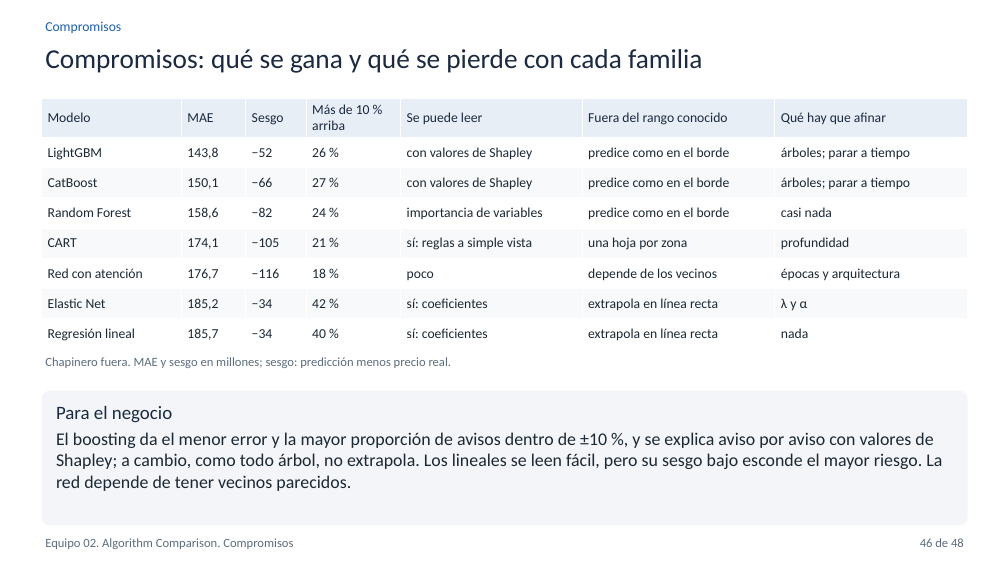
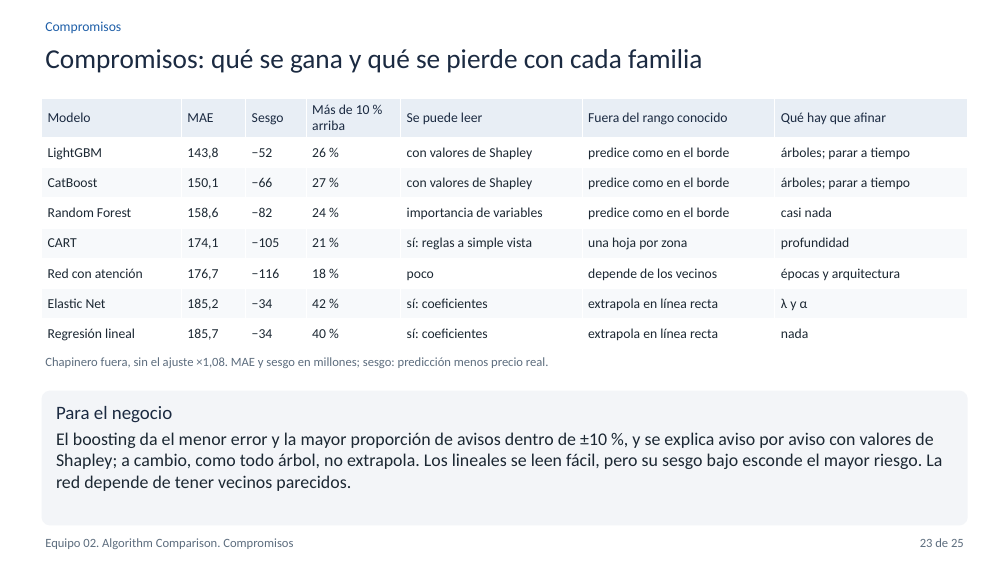
Before and after one commit to hsaguilera/BDML-PS03, a slide deck: slide 23 of 03_slides/compare_equipo_02.pptx (slide 46 before the commit). Drawn at 1008x567 pixels with LibreOffice and Linux fonts; fonts in the diff are those of the drawing. Boxes give left, top, right and bottom in pixels: in the first picture for what was removed or moved away, otherwise in the second. Text is boxed around its words. In the diff, an @@ line names an element or a change of style, - is before the commit and + after.

```diff
--- a/03_slides/compare_equipo_02.pptx
+++ b/03_slides/compare_equipo_02.pptx
@@ text at (45,357,549,368): text changed @@
-Chapinero fuera. MAE y sesgo en millones; sesgo: predicción menos precio real.
+Chapinero fuera, sin el ajuste ×1,08. MAE y sesgo en millones; sesgo: predicción menos precio real.
@@ text at (920,538,964,547): text changed @@
-46 de 48
+23 de 25
```
Also in this commit, not shown: 24 other slides changed, 23 slides removed, 9 other files.
